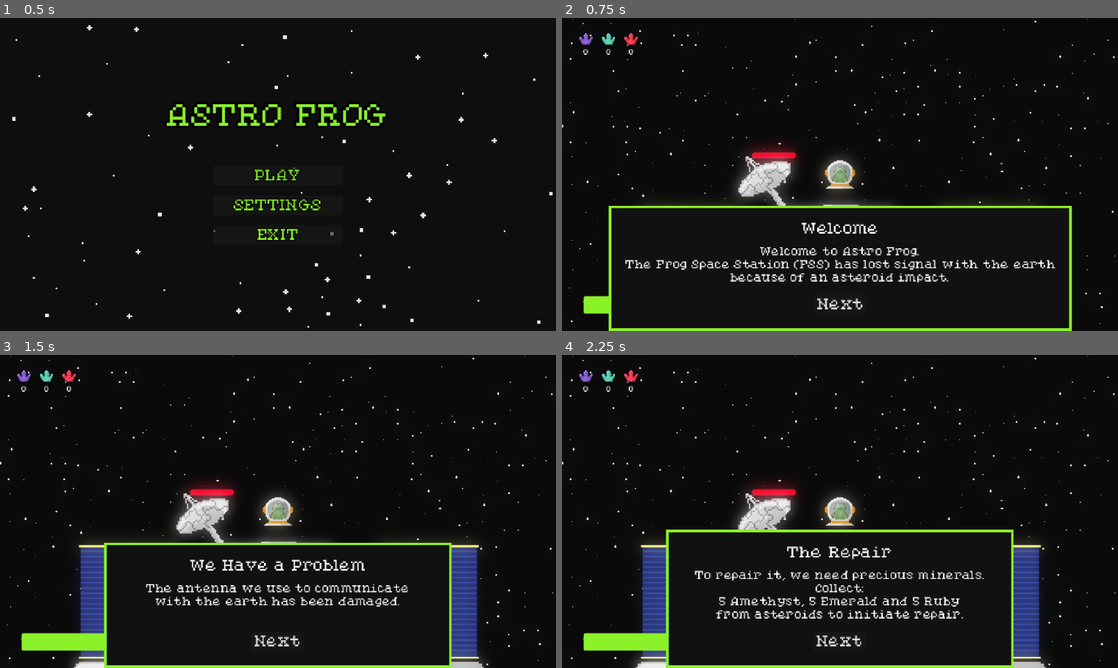
Above: before the commit, frames 1-4 (two rows, left to right).
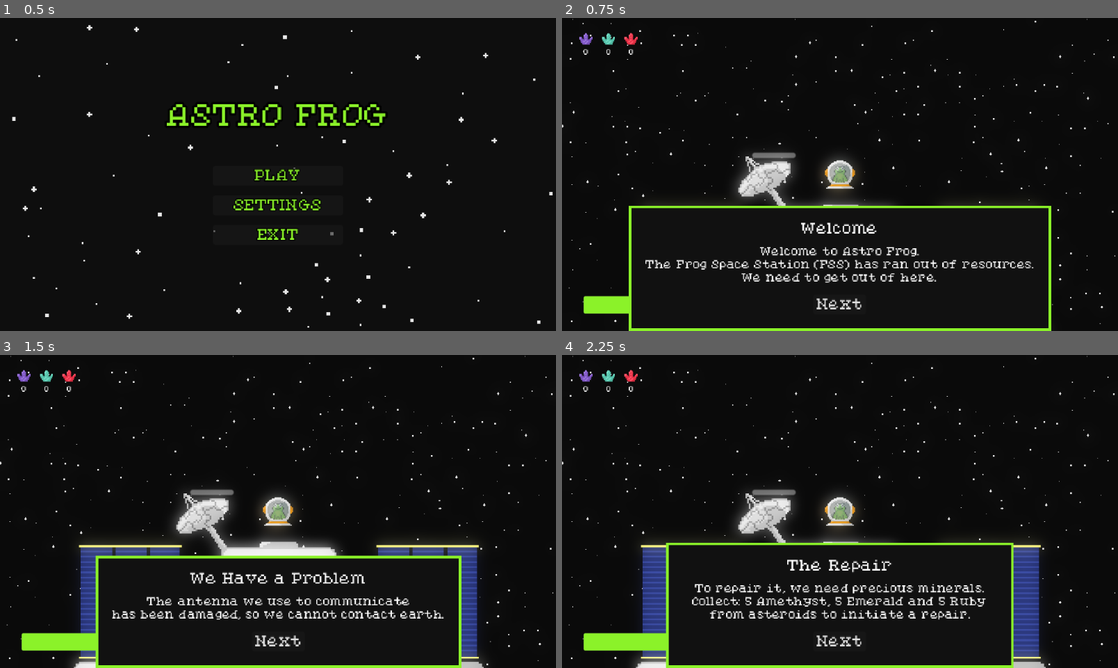
Above: after the commit, the same moments.

Repository: AnejMajnik/astrofrog
Game: Godot game, scene res://scenes/main_menu.tscn
Two runs of this game, one before a commit and one after it. Both use one fixed random seed, a clock stepped at 60 frames per second and the inputs below. Sound files missing from this copy of the repository are replaced by a short silence.
Inputs:
- Up to frame 1 (0.5 s): no input
- Up to frame 2 (0.75 s): click "PLAY" at 0.5 s
- Up to frame 3 (1.5 s): click "Next" at 1.25 s
- Up to frame 4 (2.25 s): click "Next" at 2 s

Frame 1 is identical in both runs. In frame 2, 3.8% of the frame differs, in the area x 8-92%, y 40-100%; in frame 3, 8.1%, in the area x 17-83%, y 40-100%; in frame 4, 5.6%.

Commit message:
Added death animations and sounds

Diff:
--- a/scenes/antenna.tscn
+++ b/scenes/antenna.tscn
@@ -51,7 +51,7 @@
 corner_radius_bottom_left = 2
 
 [sub_resource type="CircleShape2D" id="CircleShape2D_lyb31"]
-radius = 30.016663
+radius = 37.01351
 
 [node name="Antenna" type="StaticBody2D" unique_id=1687680367 groups=["antenna"]]
 collision_layer = 8
--- a/scenes/end_screen.tscn
+++ b/scenes/end_screen.tscn
@@ -42,6 +42,7 @@
 alignment = 1
 
 [node name="StatusLabel" type="Label" parent="Control/VBoxContainer" unique_id=336102094]
+unique_name_in_owner = true
 layout_mode = 2
 theme_override_colors/font_color = Color(0.54901963, 0.9529412, 0.16470589, 1)
 theme_override_colors/font_outline_color = Color(0, 0, 0, 1)
@@ -55,6 +56,7 @@
 layout_mode = 2
 
 [node name="Restart" type="Button" parent="Control/VBoxContainer" unique_id=576801529]
+unique_name_in_owner = true
 custom_minimum_size = Vector2(150, 0)
 custom_maximum_size = Vector2(150, -1)
 layout_mode = 2
@@ -64,6 +66,7 @@
 text = "RESTART"
 
 [node name="MainMenu" type="Button" parent="Control/VBoxContainer" unique_id=542637489]
+unique_name_in_owner = true
 custom_minimum_size = Vector2(150, 0)
 custom_maximum_size = Vector2(150, -1)
 layout_mode = 2
--- a/scenes/enemy.tscn
+++ b/scenes/enemy.tscn
@@ -3,12 +3,37 @@
 [ext_resource type="Texture2D" uid="uid://do1c30lfsnl0a" path="res://assets/enemy_ship.png" id="1_7p1mj"]
 [ext_resource type="Script" uid="uid://dbvvqi7teuaqr" path="res://scripts/enemy.gd" id="1_md0e3"]
 [ext_resource type="Shader" uid="uid://dqw2qkbfur5g4" path="res://shaders/flash.gdshader" id="2_4ra3w"]
+[ext_resource type="AudioStream" uid="uid://dmwkumxlo26ov" path="res://assets/sounds/explosion.wav" id="4_5uy6h"]
 
 [sub_resource type="ShaderMaterial" id="ShaderMaterial_e88pg"]
 shader = ExtResource("2_4ra3w")
 shader_parameter/flash_color = Color(1, 1, 1, 1)
 shader_parameter/flash_amount = 0.0
 
+[sub_resource type="AtlasTexture" id="AtlasTexture_xwavj"]
+atlas = ExtResource("1_7p1mj")
+region = Rect2(0, 128, 64, 64)
+
+[sub_resource type="AtlasTexture" id="AtlasTexture_nenq2"]
+atlas = ExtResource("1_7p1mj")
+region = Rect2(64, 128, 64, 64)
+
+[sub_resource type="AtlasTexture" id="AtlasTexture_md484"]
+atlas = ExtResource("1_7p1mj")
+region = Rect2(128, 128, 64, 64)
+
+[sub_resource type="AtlasTexture" id="AtlasTexture_ipns3"]
+atlas = ExtResource("1_7p1mj")
+region = Rect2(192, 128, 64, 64)
+
+[sub_resource type="AtlasTexture" id="AtlasTexture_8qclf"]
+atlas = ExtResource("1_7p1mj")
+region = Rect2(256, 128, 64, 64)
+
+[sub_resource type="AtlasTexture" id="AtlasTexture_w8i8w"]
+atlas = ExtResource("1_7p1mj")
+region = Rect2(320, 128, 64, 64)
+
 [sub_resource type="AtlasTexture" id="AtlasTexture_md0e3"]
 atlas = ExtResource("1_7p1mj")
 region = Rect2(0, 0, 64, 64)
@@ -27,6 +52,29 @@
 
 [sub_resource type="SpriteFrames" id="SpriteFrames_nrent"]
 animations = [{
+"frames": [{
+"duration": 1.0,
+"texture": SubResource("AtlasTexture_xwavj")
+}, {
+"duration": 1.0,
+"texture": SubResource("AtlasTexture_nenq2")
+}, {
+"duration": 1.0,
+"texture": SubResource("AtlasTexture_md484")
+}, {
+"duration": 1.0,
+"texture": SubResource("AtlasTexture_ipns3")
+}, {
+"duration": 1.0,
+"texture": SubResource("AtlasTexture_8qclf")
+}, {
+"duration": 1.0,
+"texture": SubResource("AtlasTexture_w8i8w")
+}],
+"loop": 0,
+"name": &"dead",
+"speed": 5.0
+}, {
 "frames": [{
 "duration": 1.0,
 "texture": SubResource("AtlasTexture_md0e3")
@@ -78,6 +126,73 @@
 "transitions": PackedFloat32Array(1),
 "update": 1,
 "values": [&"idle"]
+}
+tracks/2/type = "value"
+tracks/2/imported = false
+tracks/2/enabled = true
+tracks/2/path = NodePath("Explosion:playing")
+tracks/2/interp = 1
+tracks/2/loop_wrap = true
+tracks/2/keys = {
+"times": PackedFloat32Array(0),
+"transitions": PackedFloat32Array(1),
+"update": 1,
+"values": [false]
+}
+
+[sub_resource type="Animation" id="Animation_c4w8v"]
+resource_name = "dead"
+length = 0.8
+step = 0.1
+tracks/0/type = "value"
+tracks/0/imported = false
+tracks/0/enabled = true
+tracks/0/path = NodePath("AnimatedSprite2D:animation")
+tracks/0/interp = 1
+tracks/0/loop_wrap = true
+tracks/0/keys = {
+"times": PackedFloat32Array(0),
+"transitions": PackedFloat32Array(1),
+"update": 1,
+"values": [&"dead"]
+}
+tracks/1/type = "value"
+tracks/1/imported = false
+tracks/1/enabled = true
+tracks/1/path = NodePath("AnimatedSprite2D:frame")
+tracks/1/interp = 1
+tracks/1/loop_wrap = true
+tracks/1/keys = {
+"times": PackedFloat32Array(0, 0.1, 0.2, 0.3, 0.4, 0.5),
+"transitions": PackedFloat32Array(1, 1, 1, 1, 1, 1),
+"update": 1,
+"values": [0, 1, 2, 3, 4, 5]
+}
+tracks/2/type = "value"
+tracks/2/imported = false
+tracks/2/enabled = true
+tracks/2/path = NodePath("Explosion:playing")
+tracks/2/interp = 1
+tracks/2/loop_wrap = true
+tracks/2/keys = {
+"times": PackedFloat32Array(0),
+"transitions": PackedFloat32Array(1),
+"update": 1,
+"values": [true]
+}
+tracks/3/type = "method"
+tracks/3/imported = false
+tracks/3/enabled = true
+tracks/3/path = NodePath(".")
+tracks/3/interp = 1
+tracks/3/loop_wrap = true
+tracks/3/keys = {
+"times": PackedFloat32Array(0.6),
+"transitions": PackedFloat32Array(1),
+"values": [{
+"args": [],
+"method": &"queue_free"
+}]
 }
 
 [sub_resource type="Animation" id="Animation_4ra3w"]
@@ -142,6 +257,7 @@
 [sub_resource type="AnimationLibrary" id="AnimationLibrary_5uy6h"]
 _data = {
 &"RESET": SubResource("Animation_md0e3"),
+&"dead": SubResource("Animation_c4w8v"),
 &"idle": SubResource("Animation_4ra3w"),
 &"move": SubResource("Animation_5uy6h")
 }
@@ -179,6 +295,10 @@
 [node name="CollisionShape2D" type="CollisionShape2D" parent="AggroArea" unique_id=1233601502]
 shape = SubResource("CircleShape2D_e204l")
 
+[node name="Explosion" type="AudioStreamPlayer2D" parent="." unique_id=1210980758]
+stream = ExtResource("4_5uy6h")
+bus = &"SFX"
+
 [connection signal="timeout" from="IdleTimer" to="." method="_on_idle_timer_timeout"]
 [connection signal="timeout" from="ShootTimer" to="." method="_on_shoot_timer_timeout"]
 [connection signal="body_entered" from="AggroArea" to="." method="_on_aggro_area_body_entered"]
--- a/scenes/game.tscn
+++ b/scenes/game.tscn
@@ -56,7 +56,6 @@
 ore_ruby = ExtResource("6_vtaks")
 
 [node name="Pause Menu" parent="." unique_id=133167598 instance=ExtResource("7_kvuet")]
-process_mode = 3
 
 [node name="Background" type="TileMapLayer" parent="." unique_id=1268590288]
 tile_set = SubResource("TileSet_nrent")
--- a/scenes/main_menu.tscn
+++ b/scenes/main_menu.tscn
@@ -54,6 +54,7 @@
 layout_mode = 2
 
 [node name="Play" type="Button" parent="Control/VBoxContainer" unique_id=1785979854]
+unique_name_in_owner = true
 custom_minimum_size = Vector2(150, 0)
 custom_maximum_size = Vector2(150, -1)
 layout_mode = 2
@@ -63,6 +64,7 @@
 text = "PLAY"
 
 [node name="Settings" type="Button" parent="Control/VBoxContainer" unique_id=2087344236]
+unique_name_in_owner = true
 custom_minimum_size = Vector2(150, 0)
 custom_maximum_size = Vector2(150, -1)
 layout_mode = 2
@@ -72,6 +74,7 @@
 text = "SETTINGS"
 
 [node name="Exit" type="Button" parent="Control/VBoxContainer" unique_id=1703425928]
+unique_name_in_owner = true
 custom_minimum_size = Vector2(150, 0)
 custom_maximum_size = Vector2(150, -1)
 layout_mode = 2
--- a/scenes/pause_menu.tscn
+++ b/scenes/pause_menu.tscn
@@ -1,7 +1,6 @@
 [gd_scene format=3 uid="uid://bixohirs6e7v7"]
 
 [ext_resource type="Script" uid="uid://b8snqhhew6jjd" path="res://scripts/pause_menu.gd" id="1_myx47"]
-[ext_resource type="Texture2D" uid="uid://i5e5lr0sv5p5" path="res://assets/menu_bg.png" id="1_n87rw"]
 
 [node name="Pause Menu" type="CanvasLayer" unique_id=133167598]
 process_mode = 3
@@ -16,16 +15,14 @@
 grow_horizontal = 2
 grow_vertical = 2
 
-[node name="TextureRect" type="TextureRect" parent="Control" unique_id=2068005253]
+[node name="ColorRect" type="ColorRect" parent="Control" unique_id=1186493720]
 layout_mode = 1
 anchors_preset = 15
 anchor_right = 1.0
 anchor_bottom = 1.0
 grow_horizontal = 2
 grow_vertical = 2
-scale = Vector2(2, 2)
-texture = ExtResource("1_n87rw")
-stretch_mode = 1
+color = Color(0, 0, 0, 0.6392157)
 
 [node name="VBoxContainer" type="VBoxContainer" parent="Control" unique_id=636967172]
 layout_mode = 1
--- a/scenes/player.tscn
+++ b/scenes/player.tscn
@@ -5,12 +5,37 @@
 [ext_resource type="Shader" uid="uid://dqw2qkbfur5g4" path="res://shaders/flash.gdshader" id="2_qlg0r"]
 [ext_resource type="Script" uid="uid://daxttuicdi6s" path="res://scripts/inventory.gd" id="3_qhqgy"]
 [ext_resource type="AudioStream" uid="uid://sxbsvifu23ou" path="res://assets/sounds/laser.wav" id="4_dqkch"]
+[ext_resource type="AudioStream" uid="uid://dmwkumxlo26ov" path="res://assets/sounds/explosion.wav" id="6_tuyoq"]
 
 [sub_resource type="ShaderMaterial" id="ShaderMaterial_4ra3w"]
 shader = ExtResource("2_qlg0r")
 shader_parameter/flash_color = Color(1, 1, 1, 1)
 shader_parameter/flash_amount = 0.0
 
+[sub_resource type="AtlasTexture" id="AtlasTexture_fjrip"]
+atlas = ExtResource("2_g2els")
+region = Rect2(0, 128, 64, 64)
+
+[sub_resource type="AtlasTexture" id="AtlasTexture_smehm"]
+atlas = ExtResource("2_g2els")
+region = Rect2(64, 128, 64, 64)
+
+[sub_resource type="AtlasTexture" id="AtlasTexture_ur7pv"]
+atlas = ExtResource("2_g2els")
+region = Rect2(128, 128, 64, 64)
+
+[sub_resource type="AtlasTexture" id="AtlasTexture_y4r1p"]
+atlas = ExtResource("2_g2els")
+region = Rect2(192, 128, 64, 64)
+
+[sub_resource type="AtlasTexture" id="AtlasTexture_d2wvv"]
+atlas = ExtResource("2_g2els")
+region = Rect2(256, 128, 64, 64)
+
+[sub_resource type="AtlasTexture" id="AtlasTexture_3v2ag"]
+atlas = ExtResource("2_g2els")
+region = Rect2(320, 128, 64, 64)
+
 [sub_resource type="AtlasTexture" id="AtlasTexture_qhqgy"]
 atlas = ExtResource("2_g2els")
 region = Rect2(0, 0, 64, 64)
@@ -29,6 +54,29 @@
 
 [sub_resource type="SpriteFrames" id="SpriteFrames_nrent"]
 animations = [{
+"frames": [{
+"duration": 1.0,
+"texture": SubResource("AtlasTexture_fjrip")
+}, {
+"duration": 1.0,
+"texture": SubResource("AtlasTexture_smehm")
+}, {
+"duration": 1.0,
+"texture": SubResource("AtlasTexture_ur7pv")
+}, {
+"duration": 1.0,
+"texture": SubResource("AtlasTexture_y4r1p")
+}, {
+"duration": 1.0,
+"texture": SubResource("AtlasTexture_d2wvv")
+}, {
+"duration": 1.0,
+"texture": SubResource("AtlasTexture_3v2ag")
+}],
+"loop": 0,
+"name": &"dead",
+"speed": 5.0
+}, {
 "frames": [{
 "duration": 1.0,
 "texture": SubResource("AtlasTexture_qhqgy")
@@ -77,6 +125,73 @@
 "transitions": PackedFloat32Array(1),
 "update": 1,
 "values": [&"idle"]
+}
+tracks/2/type = "value"
+tracks/2/imported = false
+tracks/2/enabled = true
+tracks/2/path = NodePath("Explosion:playing")
+tracks/2/interp = 1
+tracks/2/loop_wrap = true
+tracks/2/keys = {
+"times": PackedFloat32Array(0),
+"transitions": PackedFloat32Array(1),
+"update": 1,
+"values": [false]
+}
+
+[sub_resource type="Animation" id="Animation_tuyoq"]
+resource_name = "dead"
+length = 0.7
+step = 0.1
+tracks/0/type = "value"
+tracks/0/imported = false
+tracks/0/enabled = true
+tracks/0/path = NodePath("AnimatedSprite2D:animation")
+tracks/0/interp = 1
+tracks/0/loop_wrap = true
+tracks/0/keys = {
+"times": PackedFloat32Array(0),
+"transitions": PackedFloat32Array(1),
+"update": 1,
+"values": [&"dead"]
+}
+tracks/1/type = "value"
+tracks/1/imported = false
+tracks/1/enabled = true
+tracks/1/path = NodePath("AnimatedSprite2D:frame")
+tracks/1/interp = 1
+tracks/1/loop_wrap = true
+tracks/1/keys = {
+"times": PackedFloat32Array(0, 0.1, 0.2, 0.3, 0.4, 0.5),
+"transitions": PackedFloat32Array(1, 1, 1, 1, 1, 1),
+"update": 1,
+"values": [0, 1, 2, 3, 4, 5]
+}
+tracks/2/type = "value"
+tracks/2/imported = false
+tracks/2/enabled = true
+tracks/2/path = NodePath("Explosion:playing")
+tracks/2/interp = 1
+tracks/2/loop_wrap = true
+tracks/2/keys = {
+"times": PackedFloat32Array(0),
+"transitions": PackedFloat32Array(1),
+"update": 1,
+"values": [true]
+}
+tracks/3/type = "method"
+tracks/3/imported = false
+tracks/3/enabled = true
+tracks/3/path = NodePath(".")
+tracks/3/interp = 1
+tracks/3/loop_wrap = true
+tracks/3/keys = {
+"times": PackedFloat32Array(0.7),
+"transitions": PackedFloat32Array(1),
+"values": [{
+"args": [],
+"method": &"emit_died"
+}]
 }
 
 [sub_resource type="Animation" id="Animation_qhqgy"]
@@ -139,6 +254,7 @@
 [sub_resource type="AnimationLibrary" id="AnimationLibrary_dqkch"]
 _data = {
 &"RESET": SubResource("Animation_g2els"),
+&"dead": SubResource("Animation_tuyoq"),
 &"idle": SubResource("Animation_qhqgy"),
 &"move": SubResource("Animation_dqkch")
 }
@@ -184,5 +300,9 @@
 stream = ExtResource("4_dqkch")
 bus = &"SFX"
 
+[node name="Explosion" type="AudioStreamPlayer2D" parent="." unique_id=641235056]
+stream = ExtResource("6_tuyoq")
+bus = &"SFX"
+
 [connection signal="timeout" from="ShootTimer" to="." method="_on_shoot_timer_timeout"]
 [connection signal="timeout" from="AbilityTimer" to="." method="_on_ability_timer_timeout"]
--- a/scripts/antenna.gd
+++ b/scripts/antenna.gd
@@ -6,7 +6,7 @@
 @onready var deposit_area: Area2D = $DepositArea
 
 var max_health := 50
-var health = max_health
+var health = 0
 var player_in_area := false
 
 signal show_popup_antenna(should_show: bool)
@@ -25,6 +25,11 @@
 		if health <= 0:
 			get_tree().change_scene_to_file("res://scenes/end_screen.tscn")
 
+func transition_into_defense() -> void:
+	health = max_health
+	health_bar.value = health
+	animated_sprite_2d.play("repaired")
+
 func disable_deposit_area() -> void:
 	deposit_area.monitoring = false
 
--- a/scripts/end_screen.gd
+++ b/scripts/end_screen.gd
@@ -1,6 +1,6 @@
 extends CanvasLayer
 
-@onready var status_label: Label = $Control/StatusLabel
+@onready var status_label: Label = %StatusLabel
 
 func _ready() -> void:
 	if Autoload.won:
--- a/scripts/enemy.gd
+++ b/scripts/enemy.gd
@@ -31,11 +31,13 @@
 	change_state(State.IDLE)
 
 func take_damage(damage: int) -> void:
+	if health == 0:
+		return
 	health = maxi(health - damage, 0)
 	flash_take_damage()
 
 	if health == 0:
-		queue_free()
+		change_state(State.DIE)
 
 func shoot() -> void:
 	for i in 3:
@@ -66,6 +68,9 @@
 		State.ATTACK:
 			animation_player.play("move")
 			can_shoot = true
+		State.DIE:
+			animation_player.play("dead")
+			can_shoot = false
 
 func _physics_process(delta: float) -> void:
 	match current_state:
--- a/scripts/game.gd
+++ b/scripts/game.gd
@@ -70,18 +70,18 @@
 		start_story()
 
 func start_story() -> void:
-	pop_up.open("Welcome", "Welcome to Astro Frog.\nThe Frog Space Station (FSS) has lost signal with the earth\nbecause of an asteroid impact.", [{"id": "story1", "text": "Next"}])
+	pop_up.open("Welcome", "Welcome to Astro Frog.\nThe Frog Space Station (FSS) has ran out of resources.\nWe need to get out of here.", [{"id": "story1", "text": "Next"}])
 
 func _on_player_died() -> void:
 	get_tree().change_scene_to_file.call_deferred("res://scenes/end_screen.tscn")
 
 func pick_ore() -> OreData:
 	var roll := randf()
-	if roll < 0.1: #0.85
+	if roll < 0.7:
 		return ore_normal
-	elif roll < 0.4: #0.9
+	elif roll < 0.8:
 		return ore_amethyst
-	elif roll < 0.7: #0.95
+	elif roll < 0.9:
 		return ore_emerald
 	else:
 		return ore_ruby
@@ -155,6 +155,7 @@
 		antenna.disable_deposit_area()
 		enemy_defend_spawn_timer.start()
 		ui.start_defense_timer()
+		antenna.transition_into_defense()
 
 		pop_up.open(
 			"Oh Nooo",
@@ -164,27 +165,32 @@
 	elif id == "story1":
 		pop_up.open(
 			"We Have a Problem",
-			"The antenna we use to communicate\nwith the earth has been damaged.\n",
+			"The antenna we use to communicate\nhas been damaged, so we cannot contact earth.",
 			[{"id": "story2", "text": "Next"}]
 		)
 	elif id == "story2":
 		pop_up.open(
 			"The Repair",
-			"To repair it, we need precious minerals.\nCollect:\n5 Amethyst, 5 Emerald and 5 Ruby\nfrom asteroids to initiate repair.",
+			"To repair it, we need precious minerals.\nCollect: 5 Amethyst, 5 Emerald and 5 Ruby\nfrom asteroids to initiate a repair.",
 			[{"id": "story3", "text": "Next"}]
 		)
 	elif id == "story3":
 		pop_up.open(
 			"Good Luck",
-			"Oh, and be careful.\nThere are evil frogs, looking for those precious minerals.",
+			"Oh, and be careful.\nThere are frog space pirates lurking around.",
 			[{"id": "story4", "text": "Done"}]
 		)
 		Autoload.seen_story = true
-
+	elif id == "win":
+		get_tree().change_scene_to_file("res://scenes/end_screen.tscn")
 
 func _on_enemy_defend_spawn_timer_timeout() -> void:
 	spawn_enemies_defend(1)
 
 func _on_ui_timer_ended() -> void:
 	Autoload.won = true
-	get_tree().change_scene_to_file("res://scenes/end_screen.tscn")
+	pop_up.open(
+		"We are Saved",
+		"The antenna has been fixed!\nNow we can finally send a signal back to earth\nand get out of here.",
+		[{"id": "win", "text": "Done"}]
+	)
--- a/scripts/main_menu.gd
+++ b/scripts/main_menu.gd
@@ -1,8 +1,4 @@
 extends CanvasLayer
-
-@onready var play: Button = $Control/Play
-@onready var settings: Button = $Control/Settings
-@onready var exit: Button = $Control/Exit
 
 func _on_play_pressed() -> void:
 	get_tree().change_scene_to_file("res://scenes/game.tscn")
--- a/scripts/player.gd
+++ b/scripts/player.gd
@@ -18,6 +18,7 @@
 var can_shoot: bool = true
 var can_ability: bool = true
 var push_strength = 500
+var rotation_speed := 20.0
 
 var character_direction: Vector2
 
@@ -36,6 +37,9 @@
 func _set_flash(value: float) -> void:
 	animated_sprite.material.set_shader_parameter("flash_amount", value)
 
+func emit_died() -> void:
+	died.emit()
+
 func take_damage(dmg: int) -> void:
 	if health <= 0:
 		return
@@ -45,8 +49,8 @@
 	flash_take_damage()
 
 	if health == 0:
-		died.emit()
-		print("ded")
+		animation_player.play("dead")
+		velocity = Vector2.ZERO
 
 func shoot() -> void:
 	var instance = bullet.instantiate()
@@ -73,32 +77,38 @@
 		laser_sound.play()
 		get_tree().current_scene.add_child(instance)
 
+func _process(delta: float) -> void:
+	if velocity == Vector2.ZERO:
+		var target_angle = (get_global_mouse_position() - global_position).angle() + PI / 2
+		rotation = lerp_angle(rotation, target_angle, rotation_speed * delta)
+
 func _physics_process(delta: float) -> void:
-	character_direction.x = Input.get_axis("left", "right")
-	character_direction.y = Input.get_axis("up", "down")
-	character_direction = character_direction.normalized()
+	if health > 0:
+		character_direction.x = Input.get_axis("left", "right")
+		character_direction.y = Input.get_axis("up", "down")
+		character_direction = character_direction.normalized()
 
-	if Input.is_action_just_pressed("boost"):
-		move_speed = boost_speed
+		if Input.is_action_just_pressed("boost"):
+			move_speed = boost_speed
 
-	if Input.is_action_just_released("boost"):
-		move_speed = speed
+		if Input.is_action_just_released("boost"):
+			move_speed = speed
 
-	if Input.is_action_just_pressed("shoot") and can_shoot:
-		shoot()
+		if Input.is_action_just_pressed("shoot") and can_shoot:
+			shoot()
 
-	if Input.is_action_just_pressed("ability") and can_ability:
-		shoot_ability()
+		if Input.is_action_just_pressed("ability") and can_ability:
+			shoot_ability()
 
-	if character_direction:
-		animation_player.play("move")
-		velocity = velocity.move_toward(character_direction * move_speed, acceleration_speed * delta)
-	else:
-		animation_player.play("idle")
-		velocity = velocity.move_toward(Vector2.ZERO, decceleration_speed * delta)
+		if character_direction:
+			animation_player.play("move")
+			velocity = velocity.move_toward(character_direction * move_speed, acceleration_speed * delta)
+		else:
+			animation_player.play("idle")
+			velocity = velocity.move_toward(Vector2.ZERO, decceleration_speed * delta)
 
-	if character_direction != Vector2.ZERO:
-		rotation = lerp_angle(rotation, character_direction.angle() + PI / 2, 10.0 * delta)
+		if character_direction != Vector2.ZERO:
+			rotation = lerp_angle(rotation, character_direction.angle() + PI / 2, 10.0 * delta)
 
 	move_and_slide()
 
Binary file changed: assets/enemy_ship.png
Not shown, added: assets/sounds/explosion.wav.import
Binary file changed: assets/space_ship.png
Not shown, added: assets/sounds/explosion.wav
